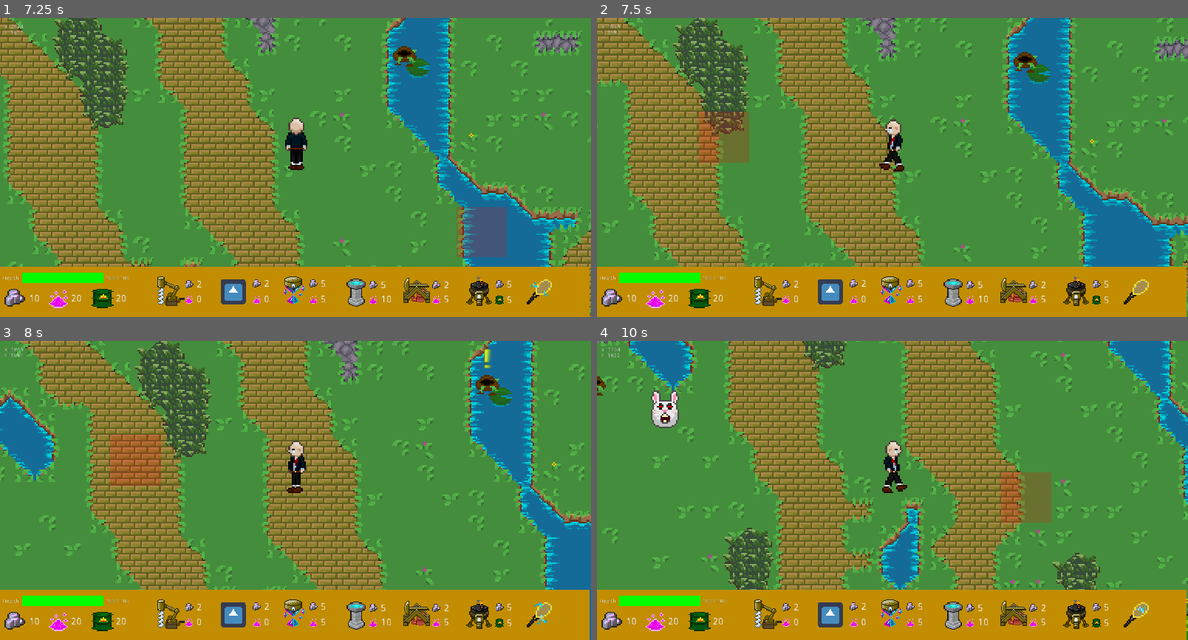
Above: before the commit, frames 1-4 (two rows, left to right).
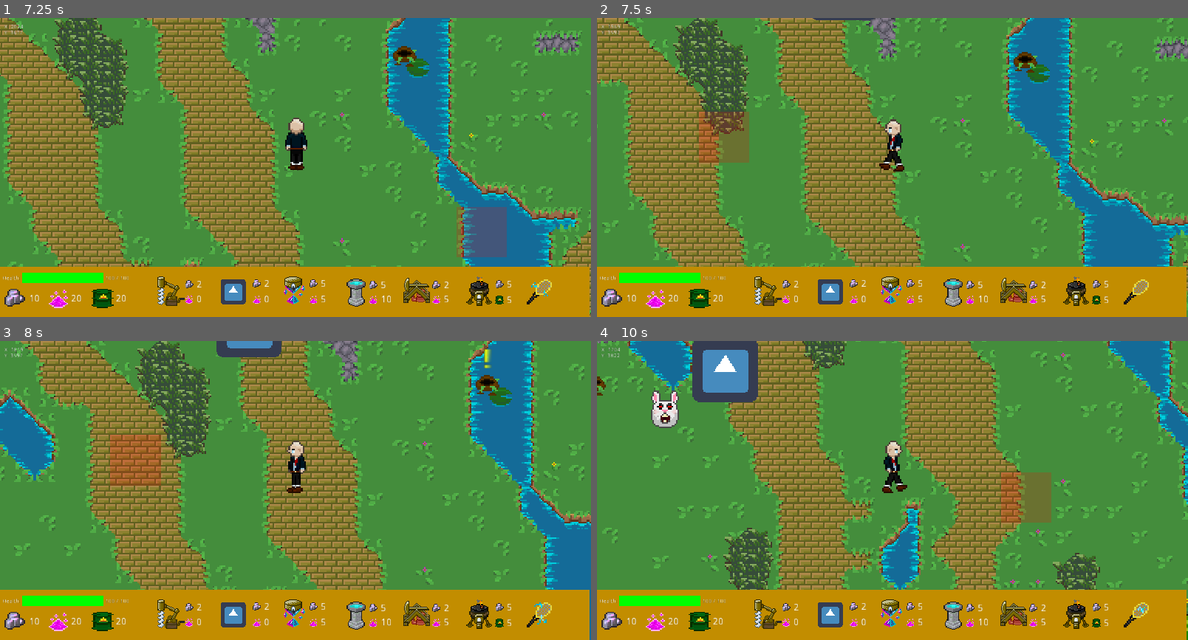
Above: after the commit, the same moments.

Repository: rakthalekk/CSC281-Project
Game: Godot game, scene res://src/Main.tscn
Same seed, same stepped clock (60 frames per second), same inputs: the game is played once before the commit and once after it. The engine's default icon, where the game draws it, is replaced by a stand-in: a white triangle on a blue panel in a dark square.
Inputs (mouse positions are in pixels of both pictures, inside the frame that each line leads up to):
- Up to frame 1 (7.25 s): click (171, 290) at 0.5 s; click (230, 293) at 1.25 s; click (295, 290) at 2 s; click (354, 293) at 2.75 s; click (419, 287) at 3.5 s; click (478, 293) at 4.25 s; click (537, 293) at 5 s; move the mouse to (265, 227) at 5.77 s; hold 1 (1) 5.78-6.53 s; hold W (up) from 5.78 s (still down); tap 2 (2) at 6.05, 6.6 s; move the mouse to (472, 212) at 6.52 s; tap 3 (3) at 6.8 s
- Up to frame 2 (7.5 s): move the mouse to (715, 122) at 7.27 s; release W (up) at 7.28 s; hold A (left) from 7.28 s (still down); hold 3 (3) from 7.28 s (still down)
- Up to frame 3 (8 s): keep holding A (left); keep holding 3 (3); tap 4 (4) at 7.55 s
- Up to frame 4 (10 s): move the mouse to (922, 490) at 8.02 s; release 3 (3) at 8.03 s; tap 4 (4) at 8.1 s; tap 5 (5) at 8.3 s; move the mouse to (803, 415) at 8.77 s; release A (left) at 8.78 s; hold S (down) 8.78-9.53 s; hold 5 (5) 8.78-9.53 s; tap 6 (6) at 9.05, 9.6 s; move the mouse to (1022, 475) at 9.52 s; hold D (right) from 9.53 s (still down); tap 1 (1) at 9.8 s

Frame 1 is identical in both runs. In frame 2, less than 0.1% of the frame differs, in the area x 36-47%, y 0-1%; in frame 3, 0.6%; in frame 4, 2.3%, in the area x 16-28%, y 0-21%.

Commit message:
Added a large snake (boss)?

Diff:
--- a/281-Project/src/Main.tscn
+++ b/281-Project/src/Main.tscn
@@ -16,6 +16,9 @@
 [ext_resource path="res://assets/Map Elements/Tilesheet/pathtilesheet.png" type="Texture" id=14]
 [ext_resource path="res://assets/Map Elements/Tilesheet/treetilesup.png" type="Texture" id=15]
 [ext_resource path="res://assets/Map Elements/Tilesheet/wateranimatede.tres" type="Texture" id=16]
+[ext_resource path="res://src/Worm_Controller.gd" type="Script" id=17]
+[ext_resource path="res://src/Worm_Head.gd" type="Script" id=18]
+[ext_resource path="res://icon.png" type="Texture" id=19]
 
 [sub_resource type="NavigationPolygon" id=2]
 vertices = PoolVector2Array( 0, 0, 64, 0, 64, 64, 0, 64 )
@@ -1176,6 +1179,9 @@
 0/shapes = [  ]
 0/z_index = 0
 
+[sub_resource type="RectangleShape2D" id=202]
+extents = Vector2( 84.25, 83 )
+
 [node name="Main" type="Node2D"]
 script = ExtResource( 3 )
 
@@ -1274,6 +1280,22 @@
 
 [node name="Burrow" parent="." instance=ExtResource( 8 )]
 position = Vector2( 954, 3553 )
+
+[node name="Worm" type="Node2D" parent="."]
+position = Vector2( 2100, 3000 )
+script = ExtResource( 17 )
+
+[node name="Worm_Head" type="KinematicBody2D" parent="Worm"]
+script = ExtResource( 18 )
+
+[node name="CollisionShape2D" type="CollisionShape2D" parent="Worm/Worm_Head"]
+position = Vector2( 0, -1 )
+shape = SubResource( 202 )
+
+[node name="Sprite" type="Sprite" parent="Worm/Worm_Head"]
+position = Vector2( 9.53674e-06, -0.499983 )
+scale = Vector2( 2.59375, 2.54688 )
+texture = ExtResource( 19 )
 
 [connection signal="just_purchased" from="HUD" to="Entities/Player" method="_on_HUD_just_purchased"]
 [connection signal="unlocked_fairy_swatter" from="HUD" to="Entities/Player" method="_on_HUD_unlocked_fairy_swatter"]
--- /dev/null
+++ b/281-Project/src/Worm (Experimental).gd
@@ -0,0 +1,17 @@
+extends KinematicBody2D
+
+
+# Declare member variables here. Examples:
+var velocity := Vector2.ZERO
+var rng = RandomNumberGenerator.new()
+
+# Called when the node enters the scene tree for the first time.
+func _ready():
+	velocity.x = -36
+	velocity.y = 0
+	pass # Replace with function body.
+
+
+func _process(delta):
+	velocity = velocity.rotated(rng.randf_range(-0.1,0.1))
+	move_and_slide(velocity)
--- /dev/null
+++ b/281-Project/src/Worm Segment.gd
@@ -0,0 +1,16 @@
+extends KinematicBody2D
+
+
+# Declare member variables here. Examples:
+# var a = 2
+# var b = "text"
+
+
+# Called when the node enters the scene tree for the first time.
+func _ready():
+	pass # Replace with function body.
+
+
+# Called every frame. 'delta' is the elapsed time since the previous frame.
+#func _process(delta):
+#	pass
--- /dev/null
+++ b/281-Project/src/Worm_Controller.gd
@@ -0,0 +1,20 @@
+extends Node2D
+
+onready var body: PackedScene = preload("res://src/worm_body.tscn")
+onready var head: KinematicBody2D = $Worm_Head
+
+var bodies: Array = []
+
+# Called when the node enters the scene tree for the first time.
+func _ready():
+	for i in range (20):
+		add_segment()
+
+func add_segment():
+	var new_segment: KinematicBody2D = body.instance()
+	add_child(new_segment)
+	if bodies.size() == 0:
+		new_segment.parent = head
+	else:
+		new_segment.parent = bodies.back()
+	bodies.append(new_segment)
--- /dev/null
+++ b/281-Project/src/Worm_Head.gd
@@ -0,0 +1,21 @@
+extends KinematicBody2D
+
+
+# Declare member variables here. Examples:
+var direction := Vector2.ZERO
+var velocity := Vector2.ZERO
+var speed = 300
+var rng = RandomNumberGenerator.new()
+
+# Called when the node enters the scene tree for the first time.
+func _ready():
+	direction.y = -1
+	direction.x = 0
+
+
+# Called every frame. 'delta' is the elapsed time since the previous frame.
+func _process(delta):
+	direction = direction.rotated(rng.randf_range(-0.2,0.2))
+	direction = direction.normalized()
+	velocity = direction * speed
+	move_and_slide(velocity)
--- /dev/null
+++ b/281-Project/src/worm_body.gd
@@ -0,0 +1,11 @@
+extends KinematicBody2D
+
+var parent: KinematicBody2D = null
+
+func follow_parent() -> void:
+	self.global_transform.origin = lerp(self.global_transform.origin,
+		parent.global_transform.origin, get_physics_process_delta_time() * 1.0)
+	#self.rotation_degrees = lerp(self.rotation_degrees,
+	#	parent.rotation_degrees, get_physics_process_delta_time() * 0)
+func _process(delta: float) -> void:
+	follow_parent()
--- /dev/null
+++ b/281-Project/src/worm_body.tscn
@@ -0,0 +1,20 @@
+[gd_scene load_steps=4 format=2]
+
+[ext_resource path="res://icon.png" type="Texture" id=1]
+[ext_resource path="res://src/worm_body.gd" type="Script" id=2]
+
+[sub_resource type="RectangleShape2D" id=1]
+extents = Vector2( 63, 60 )
+
+[node name="Node2D" type="KinematicBody2D"]
+script = ExtResource( 2 )
+
+[node name="CollisionShape2D" type="CollisionShape2D" parent="."]
+position = Vector2( 0, 1 )
+shape = SubResource( 1 )
+disabled = true
+
+[node name="Sprite" type="Sprite" parent="."]
+position = Vector2( 3.8147e-06, 0.499999 )
+scale = Vector2( 1.96875, 1.85938 )
+texture = ExtResource( 1 )
Not shown: 1 places in 281-Project/src/Main.tscn that only renumber resources
